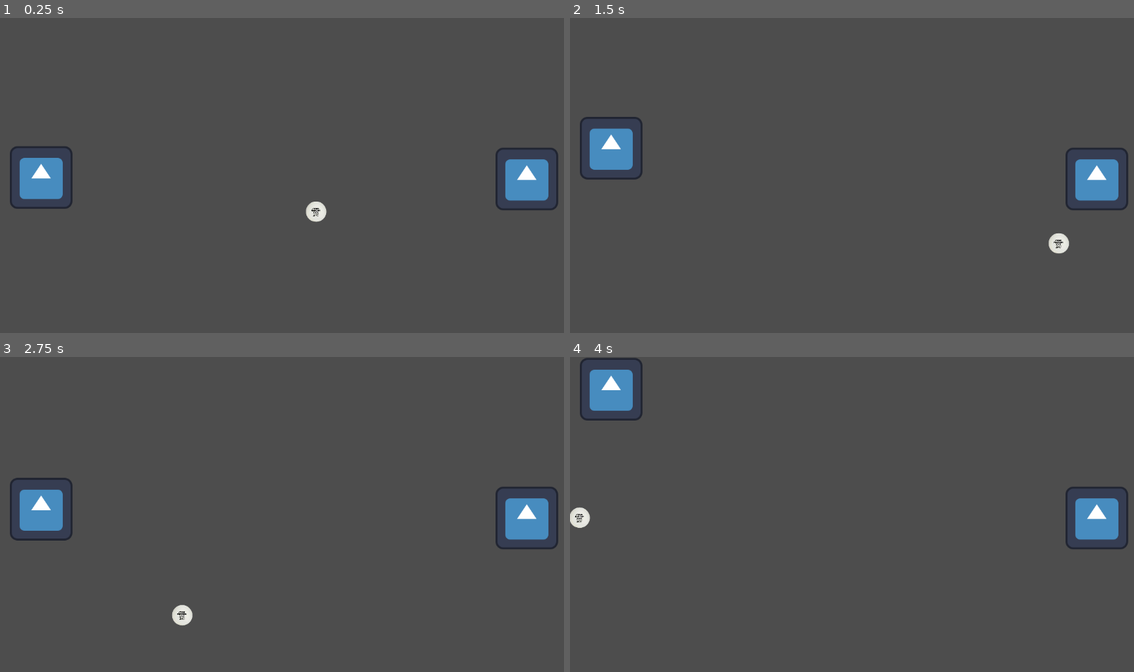
Above: before the commit, frames 1-4 (two rows, left to right).
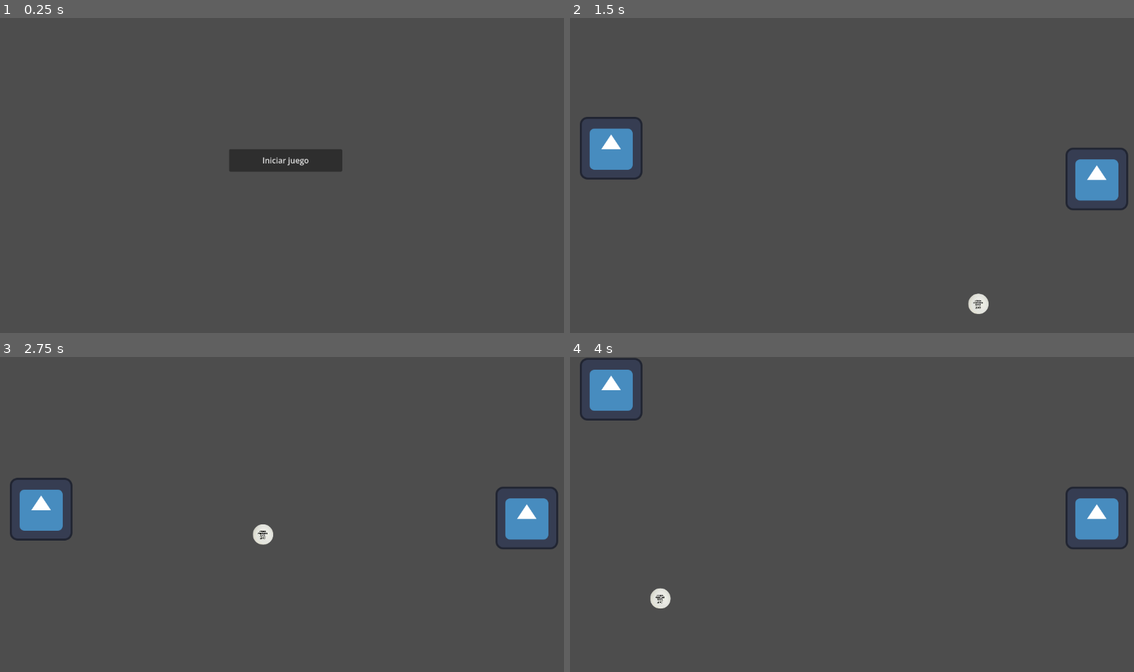
Above: after the commit, the same moments.

Repository: SOrtiz1967/Pong-Ortiz-2026
Game: Godot game, scene res://menu_inicial.tscn
The game is run twice, just before and just after one commit, with the same random seed, the same clock (stepped at 60 frames per second) and the same inputs. Before the commit the project starts from res://juego/mundo.tscn. The engine's default icon, where the game draws it, is replaced by a stand-in: a white triangle on a blue panel in a dark square.
Inputs (mouse positions are in pixels of both pictures, inside the frame that each line leads up to):
- Up to frame 1 (0.25 s): no input
- Up to frame 2 (1.5 s): click (857, 159) at 0.5 s, where only the run after the commit has a clickable "Iniciar juego"; hold W (arriba1) from 1.28 s (still down)
- Up to frame 3 (2.75 s): release W (arriba1) at 2.03 s; hold S (abajo1) from 2.03 s (still down)
- Up to frame 4 (4 s): release S (abajo1) at 2.78 s; hold W (arriba1) from 2.78 s (still down)

The runs differ from the first frame. In frame 1, 4.1% of the frame differs, in the area x 1-99%, y 40-65%; in frame 2, 0.4%; in frame 3, 0.4%; in frame 4, 0.4%.

Commit message:
pseudo menu inicial, solo se puede inicar el juego

Diff:
--- /dev/null
+++ b/-pong/menu_inicial.gd
@@ -0,0 +1,15 @@
+extends Control
+
+
+# Called when the node enters the scene tree for the first time.
+func _ready() -> void:
+	pass # Replace with function body.
+
+
+# Called every frame. 'delta' is the elapsed time since the previous frame.
+func _process(delta: float) -> void:
+	pass
+
+
+func _on_button_pressed() -> void:
+	get_tree().change_scene_to_file("res://juego/mundo.tscn")
--- /dev/null
+++ b/-pong/menu_inicial.tscn
@@ -0,0 +1,22 @@
+[gd_scene format=3 uid="uid://fsa55qn4l3am"]
+
+[ext_resource type="Script" uid="uid://ndgwskxxqifc" path="res://menu_inicial.gd" id="1_u4fxu"]
+
+[node name="MenuInicial" type="Control" unique_id=1283436118]
+layout_mode = 3
+anchors_preset = 15
+anchor_right = 1.0
+anchor_bottom = 1.0
+grow_horizontal = 2
+grow_vertical = 2
+script = ExtResource("1_u4fxu")
+
+[node name="Button" type="Button" parent="." unique_id=1162092524]
+layout_mode = 0
+offset_left = 468.0
+offset_top = 268.0
+offset_right = 699.0
+offset_bottom = 314.0
+text = "Iniciar juego"
+
+[connection signal="pressed" from="Button" to="." method="_on_button_pressed"]
--- a/-pong/project.godot
+++ b/-pong/project.godot
@@ -11,7 +11,7 @@
 [application]
 
 config/name="Pong"
-run/main_scene="uid://c0dcuc827yyyw"
+run/main_scene="uid://fsa55qn4l3am"
 config/features=PackedStringArray("4.6", "Forward Plus")
 config/icon="res://icon.svg"
 
@@ -45,3 +45,4 @@
 [rendering]
 
 rendering_device/driver.windows="d3d12"
+rendering_method="gl_compatibility"
Not shown, added: -pong/menu_inicial.gd.uid
